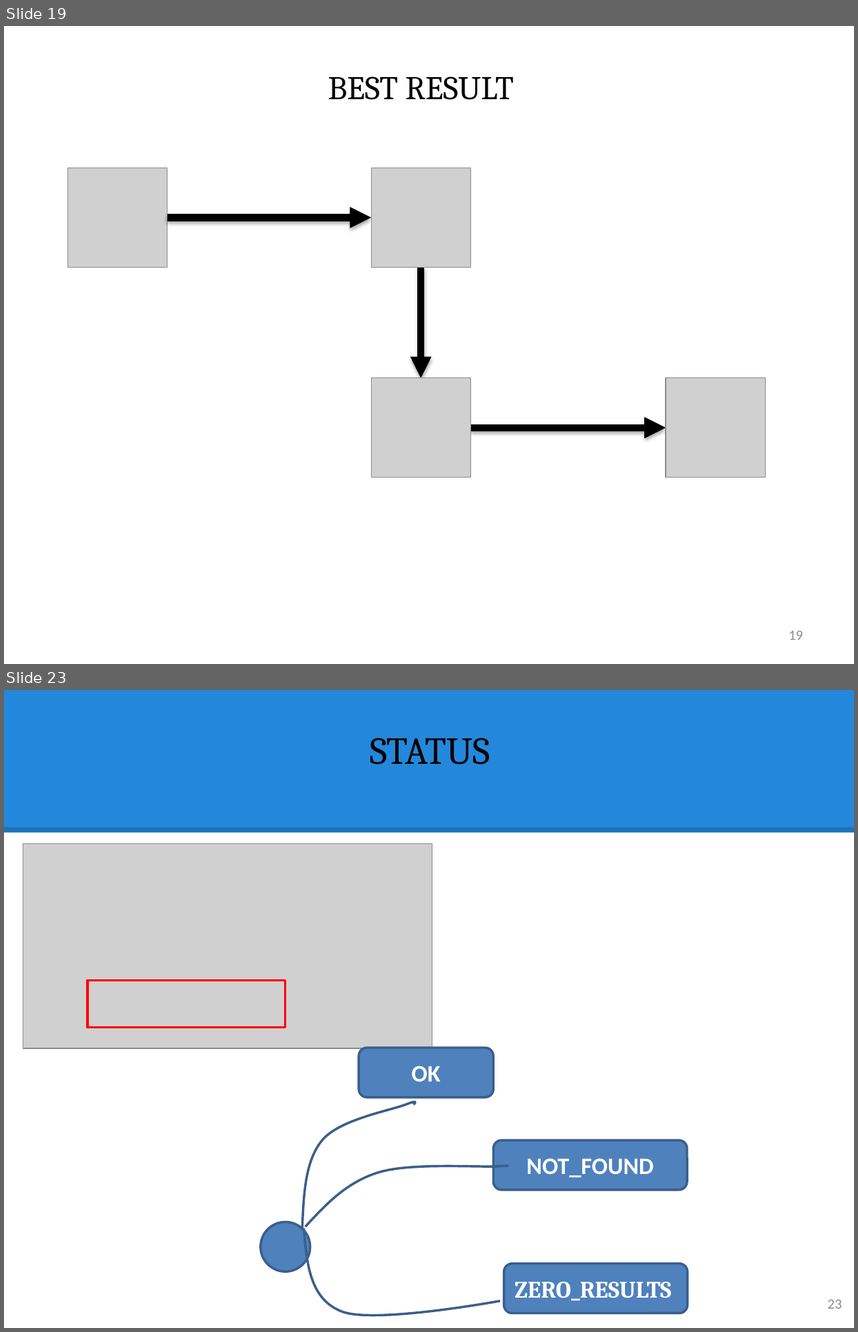
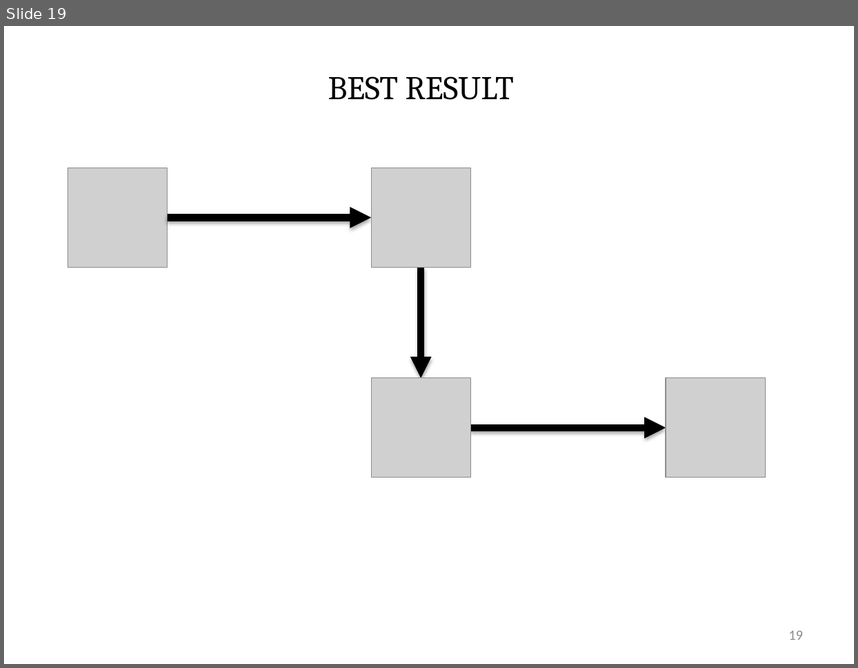
Before and after one commit to hqt/street-router, a slide deck: Document/presentation/ngoan/5 search motorbike.pptx. Shown one above the other, each under a label of ours: slides 19 and 23 before the commit, slide 19 after it; the slides between them are not shown. The pictures are 858x1332 and 858x668 pixels, drawn with LibreOffice and Linux fonts; fonts in the diff are those of the drawing; grey boxes stand for pictures. Boxes give left, top, right and bottom in pixels: in the first picture for what was removed or moved away, otherwise in the second. Text is boxed around its words. In the diff, an @@ line names an element or a change of style, - is before the commit and + after.

```diff
--- a/Document/presentation/ngoan/5 search motorbike.pptx
+++ b/Document/presentation/ngoan/5 search motorbike.pptx
@@ slide 23 removed at [4, 690, 854, 1328], background #FFFFFF @@
@@ rectangle removed at [4, 690, 854, 833] @@
@@ title removed at [370, 738, 490, 765] @@
-STATUS
@@ line removed from (4, 829) to (854, 829) @@
@@ picture removed at [23, 844, 432, 1048] @@
@@ rectangle removed at [87, 980, 286, 1027] @@
@@ rounded rectangle removed at [359, 1048, 493, 1097] @@
-OK
@@ freeform shape removed at [302, 1101, 415, 1228] @@
@@ rounded rectangle removed at [494, 1140, 688, 1189] @@
-NOT_FOUND
@@ freeform shape removed at [306, 1165, 508, 1226] @@
@@ ellipse removed at [261, 1221, 310, 1270] @@
@@ freeform shape removed at [304, 1228, 500, 1315] @@
@@ rounded rectangle removed at [504, 1263, 688, 1312] @@
-ZERO_RESULTS
@@ page number removed at [828, 1299, 842, 1308] @@
-23
```
Also in this commit, not shown: 15 slides changed, 15 slides added, 4 other slides removed.
